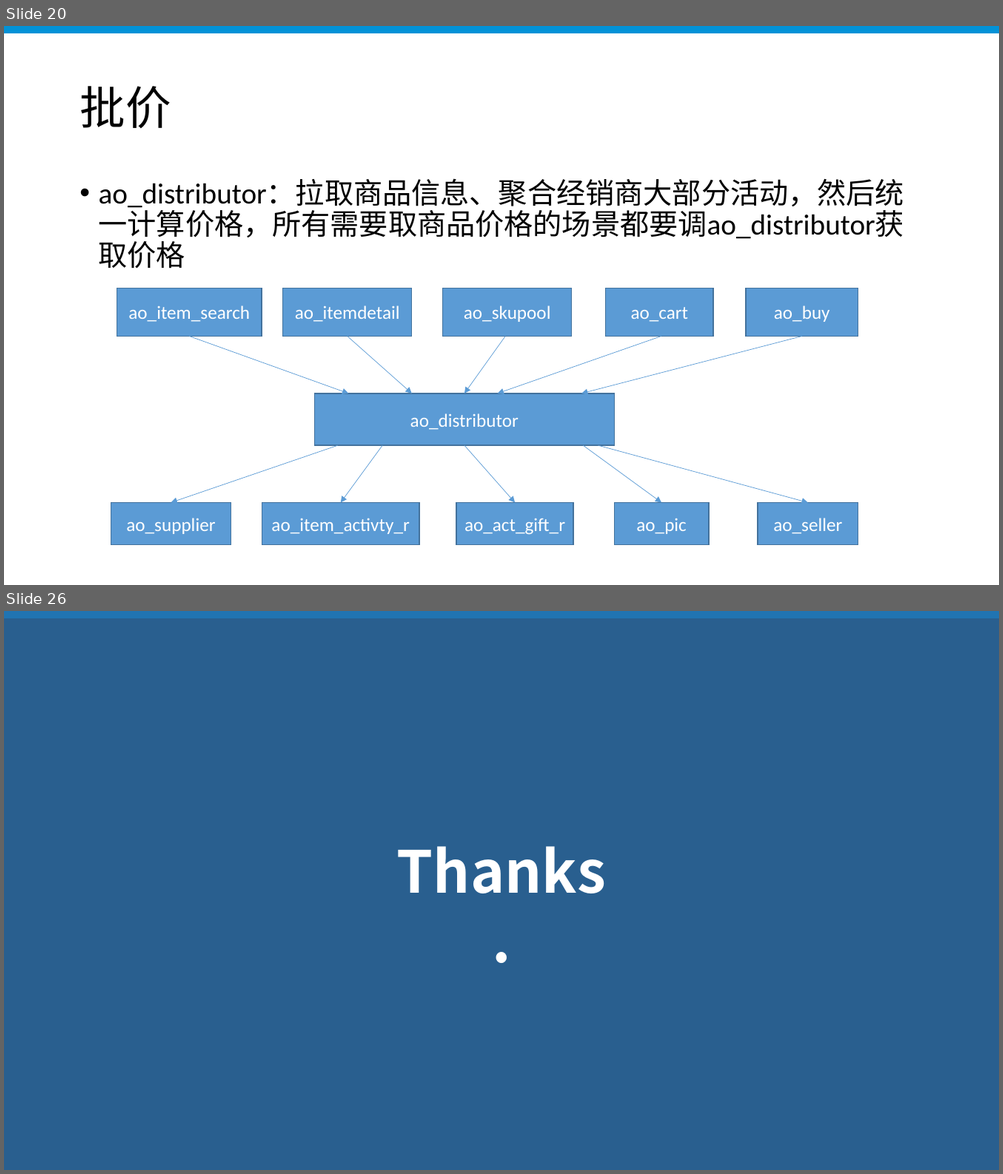
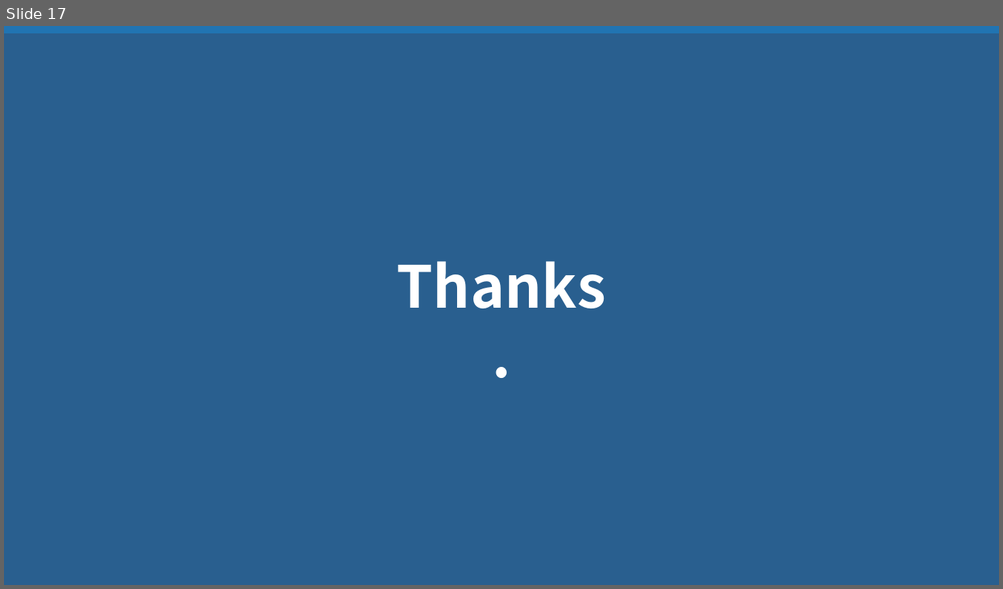
Before and after one commit to xklnew/Go-000, a slide deck: Week01/分销平台商品系统简介.pptx. Shown one above the other, each under a label of ours: slides 20 and 26 before the commit, slide 17 after it; the slides between them are not shown. The pictures are 1003x1174 and 1003x589 pixels, drawn with LibreOffice and Linux fonts; fonts in the diff are those of the drawing; background and template pictures are left out; a plain dark background stands for a picture behind light text. Boxes give left, top, right and bottom in pixels: in the first picture for what was removed or moved away, otherwise in the second. Text is boxed around its words. In the diff, an @@ line names an element or a change of style, - is before the commit and + after.

```diff
--- a/Week01/分销平台商品系统简介.pptx
+++ b/Week01/分销平台商品系统简介.pptx
@@ slide 20 removed at <box>4,26,999,585</box>, background #FFFFFF; not listed: 1 template element that a slide beside it also shows @@
@@ title removed at <box>79,86,170,128</box> @@
-批价
@@ text removed at <box>99,179,904,243</box> @@
-• ao_distributor：拉取商品信息、聚合经销商大部分活动，然后统一计算价格，所有需要取商品价格的场景都要调ao_distributor获取价格
@@ rectangle removed at <box>117,289,262,337</box> @@
-ao_item_search
@@ rectangle removed at <box>283,289,412,337</box> @@
-ao_itemdetail
@@ rectangle removed at <box>443,289,572,337</box> @@
-ao_skupool
@@ rectangle removed at <box>606,289,713,337</box> @@
-ao_cart
@@ rectangle removed at <box>745,289,857,337</box> @@
-ao_buy
@@ arrow removed from (189, 336) to (349, 394) @@
@@ arrow removed from (347, 336) to (412, 394) @@
@@ arrow removed from (506, 336) to (464, 394) @@
@@ arrow removed from (661, 336) to (497, 394) @@
@@ arrow removed from (802, 336) to (581, 394) @@
@@ rectangle removed at <box>314,394,614,446</box> @@
-ao_distributor
@@ arrow removed from (338, 446) to (171, 503) @@
@@ arrow removed from (382, 446) to (341, 503) @@
@@ arrow removed from (464, 446) to (515, 503) @@
@@ arrow removed from (583, 446) to (661, 503) @@
@@ arrow removed from (598, 446) to (808, 503) @@
@@ rectangle removed at <box>111,503,231,545</box> @@
-ao_supplier
@@ rectangle removed at <box>262,503,420,545</box> @@
-ao_item_activty_r
@@ rectangle removed at <box>456,503,573,545</box> @@
-ao_act_gift_r
@@ rectangle removed at <box>614,503,709,545</box> @@
-ao_pic
@@ rectangle removed at <box>757,503,857,545</box> @@
-ao_seller
@@ what was slide 26 is now slide 17 @@
```
Also in this commit, not shown: 8 slides changed, 4 slides added, 12 other slides removed, 1 other file.
